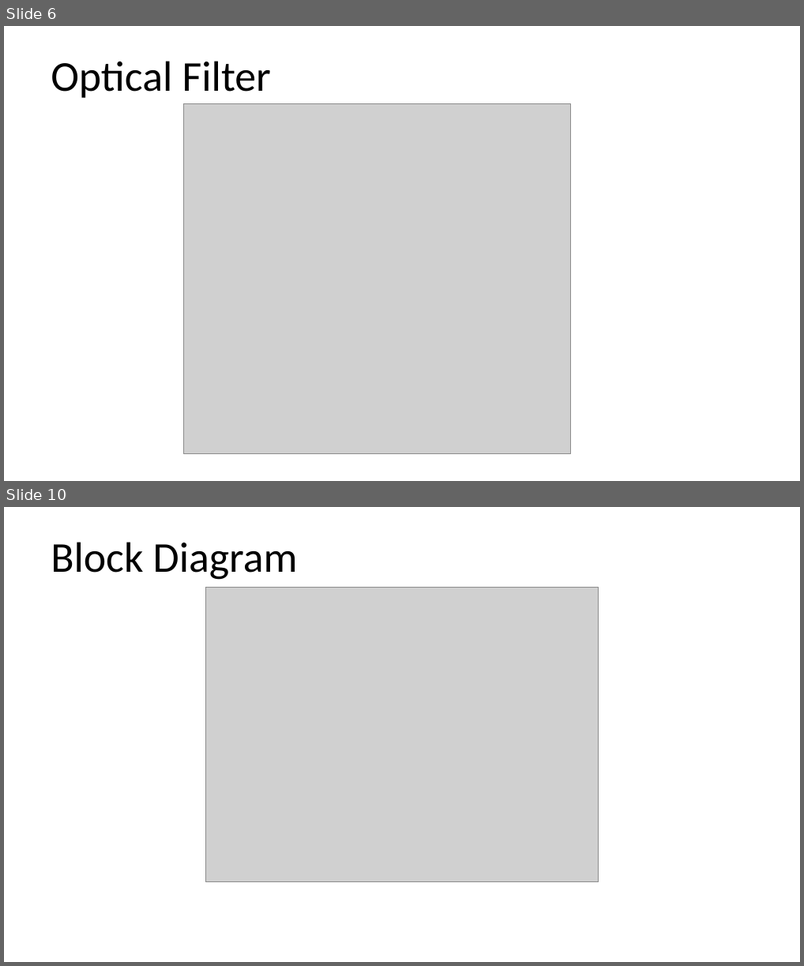
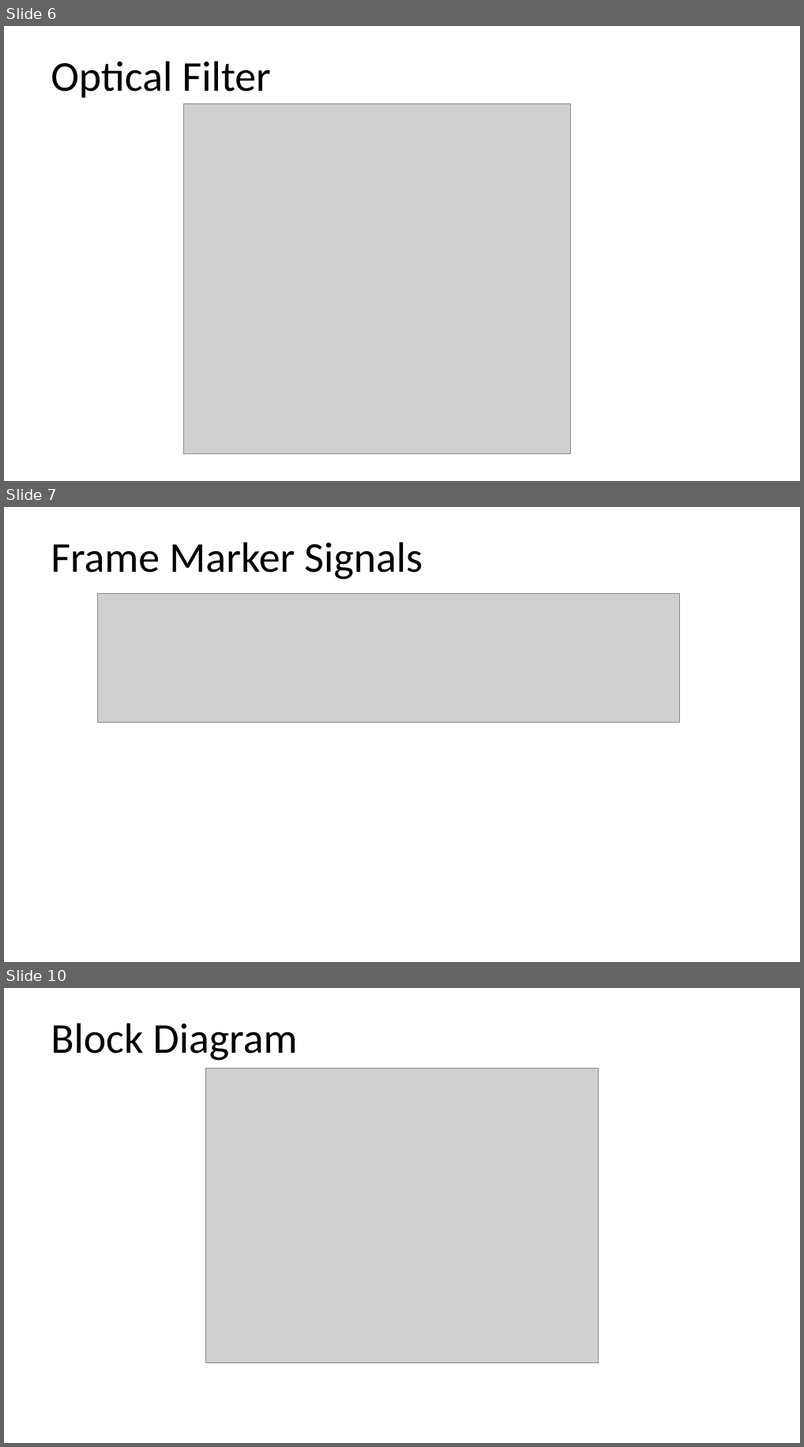
Before and after one commit to dzxxyhlZJU/HW-System, a slide deck: EE/OPT8241/TechTip/OPT8241.pptx. Shown one above the other, each under a label of ours: slides 6 and 10 before the commit, slides 6, 7 and 10 after it; the slides between them are not shown. The pictures are 804x966 and 804x1447 pixels, drawn with LibreOffice and Linux fonts; fonts in the diff are those of the drawing; grey boxes stand for pictures. Boxes give left, top, right and bottom in pixels: in the first picture for what was removed or moved away, otherwise in the second. Text is boxed around its words. In the diff, an @@ line names an element or a change of style, - is before the commit and + after.

```diff
--- a/EE/OPT8241/TechTip/OPT8241.pptx
+++ b/EE/OPT8241/TechTip/OPT8241.pptx
@@ slide 7 added at [4, 507, 800, 962], background #FFFFFF @@
@@ title added at [51, 542, 423, 580], 53 pt, text #000000 @@
+Frame Marker Signals
@@ picture added at [97, 594, 679, 722] @@
```
Also in this commit, not shown: 2 other slides added, 3 slides removed, 1 other file.
